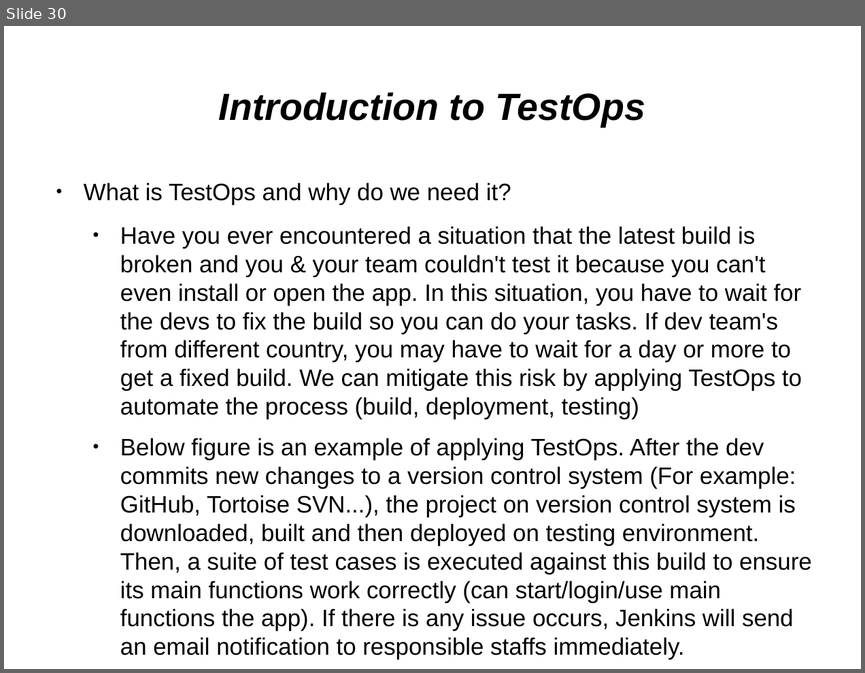
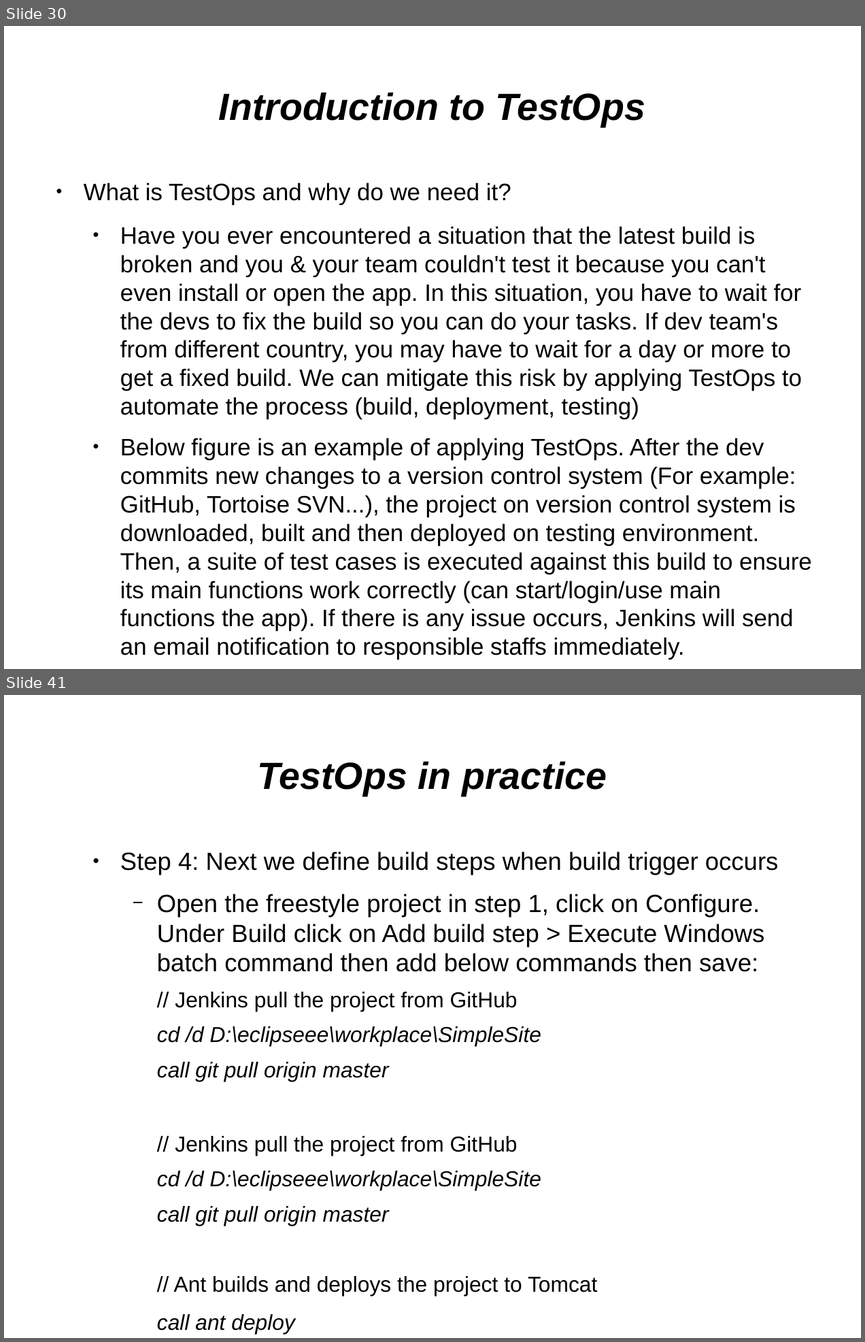
Before and after one commit to kirol/selenium, a slide deck: Selenium & Testops.odp. Shown one above the other, each under a label of ours: slide 30 before the commit, slides 30 and 41 after it; the slides between them are not shown. The pictures are 865x673 and 865x1342 pixels, drawn with LibreOffice and Linux fonts; fonts in the diff are those of the drawing. Boxes give left, top, right and bottom in pixels: in the first picture for what was removed or moved away, otherwise in the second. Text is boxed around its words. In the diff, an @@ line names an element or a change of style, - is before the commit and + after.

```diff
--- a/Selenium & Testops.odp
+++ b/Selenium & Testops.odp
@@ slide 41 added at bbox=[4, 695, 861, 1338], background #FFFFFF @@
@@ title added at bbox=[258, 761, 606, 796], 35 pt, text #000000, bold, italic @@
+TestOps in practice
@@ text added at bbox=[120, 851, 779, 1334], 20 pt, text #000000 @@
+  ● Step 4: Next we define build steps when build trigger occurs
+    − Open the freestyle project in step 1, click on Configure. Under Build click on Add build step > Execute Windows batch command then add below commands then save:
+    // Jenkins pull the project from GitHub
+    cd /d D:\eclipseee\workplace\SimpleSite
+    call git pull origin master
+    // Jenkins pull the project from GitHub
+    cd /d D:\eclipseee\workplace\SimpleSite
+    call git pull origin master
+    // Ant builds and deploys the project to Tomcat
+    call ant deploy
```
Also in this commit, not shown: 23 slides changed, 14 other slides added, 8 slides removed, 1 other file.
